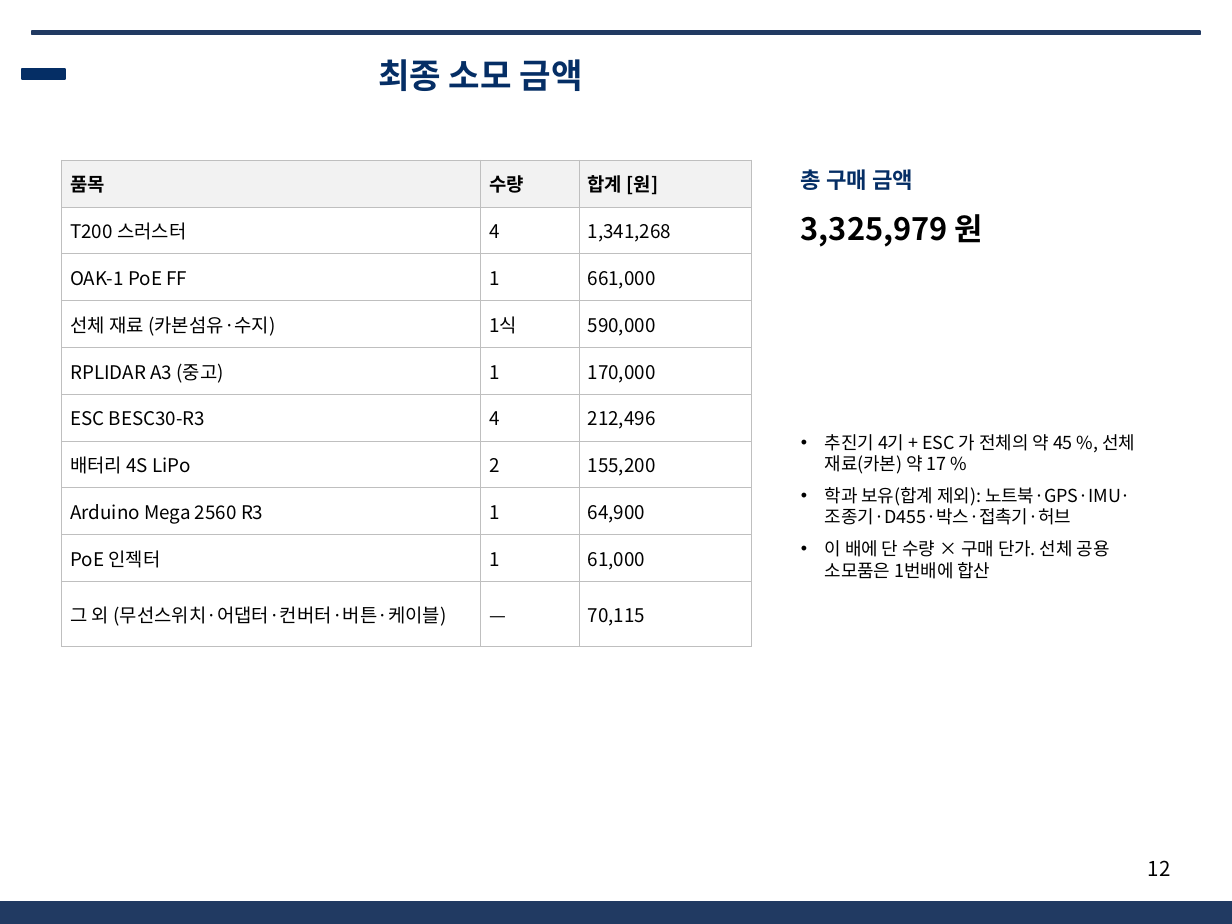
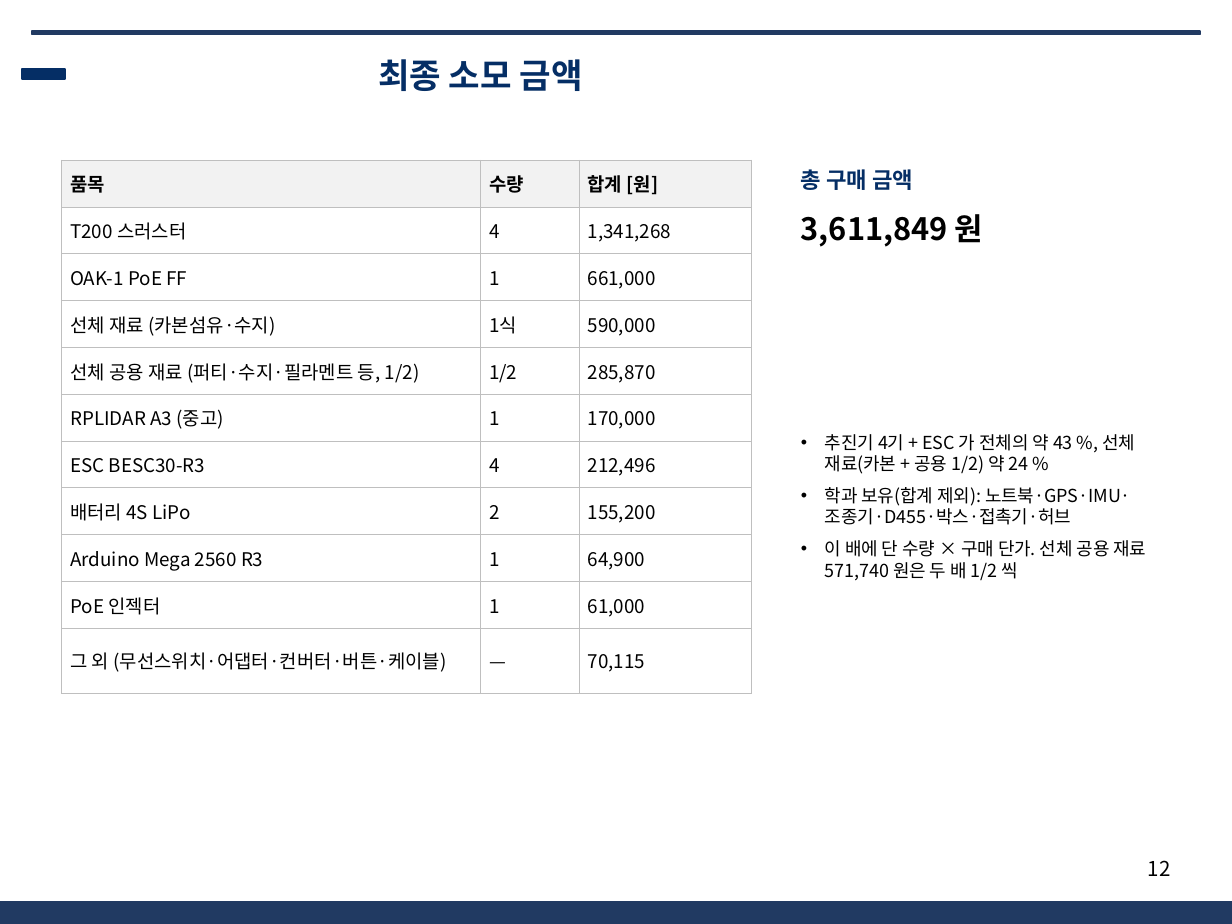
Before and after one commit to unmatsutake377-rgb/ros2_ws, a slide deck: slide 12 of docs/전달용/보고서_분담/발표자료_SSF_B.pptx. Drawn at 1232x924 pixels with LibreOffice and Linux fonts; fonts in the diff are those of the drawing; background and template pictures are left out. Boxes give left, top, right and bottom in pixels: in the first picture for what was removed or moved away, otherwise in the second. Text is boxed around its words. In the diff, an @@ line names an element or a change of style, - is before the commit and + after.

```diff
--- a/docs/전달용/보고서_분담/발표자료_SSF_B.pptx
+++ b/docs/전달용/보고서_분담/발표자료_SSF_B.pptx
@@ table at (x1=62, y1=160, x2=752, y2=676) @@
+row 5: 선체 공용 재료 (퍼티·수지·필라멘트 등, 1/2) | 1/2 | 285,870
@@ text at (x1=801, y1=214, x2=983, y2=247): text changed @@
-3,325,979 원
+3,611,849 원
@@ text at (x1=825, y1=434, x2=1135, y2=474): text changed @@
-• 추진기 4기 + ESC 가 전체의 약 45 %, 선체 재료(카본) 약 17 %
+• 추진기 4기 + ESC 가 전체의 약 43 %, 선체 재료(카본 + 공용 1/2) 약 24 %
@@ text at (x1=825, y1=540, x2=1147, y2=581): text changed @@
-• 이 배에 단 수량 × 구매 단가. 선체 공용 소모품은 1번배에 합산
+• 이 배에 단 수량 × 구매 단가. 선체 공용 재료 571,740 원은 두 배 1/2 씩
```
Also in this commit, not shown: 6 other files.
